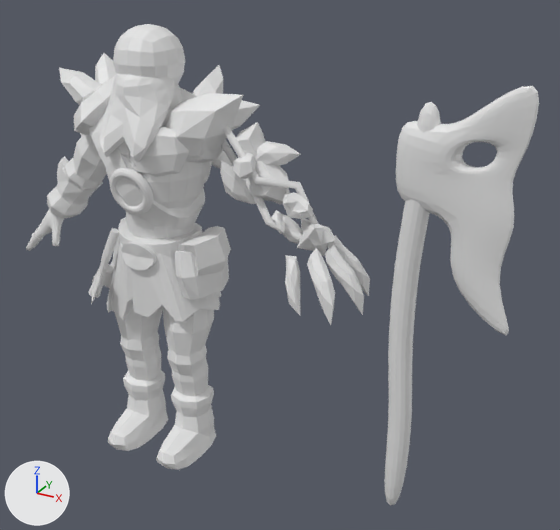
Renders of the Blender file Modelos/Personagens/Vik.blend from each side of a commit.
Both versions are drawn from a camera (50 mm lens) standing at (2.12, -2.7, 2.41) and looking at (0.53, 0.19, 0.97). The axes (+X, +Y, +Z) are drawn at lower left. The lights are the same throughout.
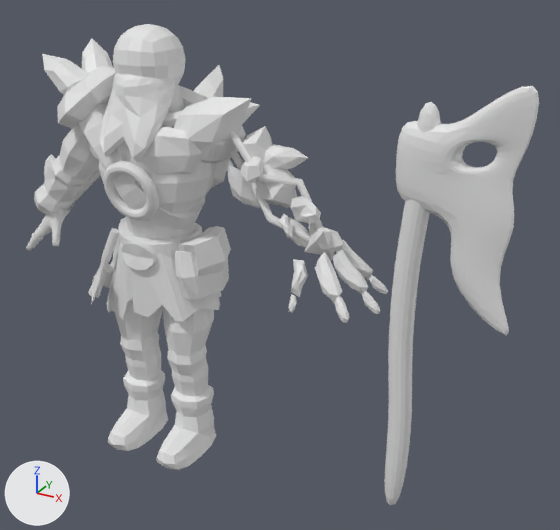
Diff of the bpy script that builds the scene:
```diff
--- a/Modelos/Personagens/Vik.blend.py
+++ b/Modelos/Personagens/Vik.blend.py
@@ me_cube @@
-me_cube.from_pydata(...)  # 40 vertices, 30 faces; spans x -0.355..0.355, y -0.229..0.248, z 0.749..2.058
+me_cube.from_pydata(...)  # 40 vertices, 30 faces; spans x -0.445..0.445, y -0.239..0.27, z 0.749..2.058
+# me_cube part 1: 18 of 40 vertices moved; they spanned x -0.355..0.355, y -0.229..0.248, z 0.889..1.728 and now span x -0.445..0.445, y -0.239..0.27, z 0.889..1.728; mean shift (0.0, 0.005, 0.003); largest move (-0.355, -0.229, 1.728) -> (-0.445, -0.239, 1.728)
 me_cube.materials.append(mat_material)
@@ me_cube_001 @@
-me_cube_001.from_pydata(...)  # 824 vertices, 768 faces; spans x -0.68..0.35, y -0.3..0.2, z -0.04..1.76
+me_cube_001.from_pydata(...)  # 824 vertices, 768 faces; spans x -0.76..0.41, y -0.3..0.24, z -0.04..1.76
+# me_cube_001 part 2: the loose piece of 26 vertices spanning x -0.54..-0.37, y -0.09..0.13, z 1.22..1.41 is moved by (-0.09, 0.0, 0.0)
+# me_cube_001 part 3: the loose piece of 26 vertices spanning x -0.66..-0.38, y -0.07..0.1, z 1.08..1.37 is moved by (-0.09, 0.0, 0.0)
+# me_cube_001 part 4: the loose piece of 26 vertices spanning x -0.68..-0.49, y -0.09..0.13, z 1.06..1.24 is moved by (-0.09, 0.0, 0.0)
+# me_cube_001 part 5: 258 of 824 vertices moved; they spanned x -0.47..0.35, y -0.19..0.17, z 1.27..1.76 and now span x -0.56..0.41, y -0.19..0.21, z 1.27..1.76; mean shift (-0.01, 0.02, 0.0); largest move (-0.18, 0.02, 1.54) -> (-0.27, 0.06, 1.54)
@@ me_torus @@
 me_torus.from_pydata(...)  # 576 vertices, 576 faces; spans x -0.111..0.111, y -0.228..-0.147, z 1.241..1.458
+# me_torus part 6: the whole mesh is scaled about its middle by 1.27
@@ me_cube_004 @@
-me_cube_004.from_pydata(...)  # 364 vertices, 336 faces; spans x 0.091..1.033, y -0.166..0.185, z 0.918..1.779
+me_cube_004.from_pydata(...)  # 468 vertices, 432 faces; spans x 0.091..1.078, y -0.191..0.185, z 0.941..1.779
+# me_cube_004 part 7: a new loose piece of 26 vertices spanning x 0.993..1.078, y -0.043..0.003, z 0.962..1.052
+# me_cube_004 part 8: a new loose piece of 26 vertices spanning x 0.96..1.039, y 0.118..0.174, z 0.965..1.055
+# me_cube_004 part 9: a new loose piece of 26 vertices spanning x 0.932..1.003, y -0.191..-0.124, z 0.975..1.065
+# me_cube_004 part 10: a new loose piece of 26 vertices spanning x 0.717..0.75, y -0.158..-0.111, z 0.941..1.012
+# me_cube_004 part 11: 53 vertices moved from x 0.719..1.033, y -0.166..0.179, z 0.918..1.1 to x 0.711..1.011, y -0.158..0.175, z 1.002..1.101
@@ me_cube_005 @@
 me_cube_005.from_pydata(...)  # 94 vertices, 88 faces; spans x -0.45..-0.122, y -0.208..0.208, z 1.541..1.87
+# me_cube_005 part 12: the whole mesh is turned 1.3 degrees about the y axis through its middle and scaled by 1.09, then moved by (-0.001, 0.0, 0.001)
@@ me_cube_008 @@
 me_cube_008.from_pydata(...)  # 52 vertices, 48 faces; spans x -0.633..-0.401, y -0.072..0.113, z 1.11..1.376
+# me_cube_008 part 13: the whole mesh is moved by (-0.086, 0.0, 0.0)
@@ cu_nurbspath @@
 _sp = cu_nurbspath.splines.new('NURBS'); _sp.points.add(4)
-_sp.points.foreach_set('co', [-16.79, -0.328, -7.166, 1.0, -2.31, -5.827, -20.49, 1.0, -3.654, 0.514, -12.88, 1.0, 2.28, 5.957, -9.403, 1.0, 8.62, 0.713, -19.64, 1.0])
+_sp.points.foreach_set('co', [-16.65, -0.328, -6.445, 1.0, -2.163, -5.827, -19.77, 1.0, -3.507, 0.514, -12.15, 1.0, 2.428, 5.957, -8.682, 1.0, 8.767, 0.713, -18.91, 1.0])
 _sp.order_u = 5
@@ cu_nurbspath @@
 _sp = cu_nurbspath.splines.new('NURBS'); _sp.points.add(4)
-_sp.points.foreach_set('co', [-18.03, 3.497, -12.21, 1.0, 1.033, -2.828, -23.81, 1.0, -3.894, 4.403, -14.07, 1.0, -3.529, -5.695, -25.3, 1.0, 8.621, 1.754, -22.51, 1.0])
+_sp.points.foreach_set('co', [-17.88, 3.497, -11.49, 1.0, 1.18, -2.828, -23.09, 1.0, -3.746, 4.403, -13.35, 1.0, -3.381, -5.695, -24.58, 1.0, 8.768, 1.754, -21.79, 1.0])
 _sp.order_u = 5
@@ ob_cube_003 @@
 ob_cube_003 = bpy.data.objects.new('Cube.003', me_cube_004)
-ob_cube_003.location = (0.0, 0.0, 0.0)
+ob_cube_003.location = (0.036, 0.0, -0.011)
@@ ob_cube_004 @@
 ob_cube_004 = bpy.data.objects.new('Cube.004', me_cube_005)
-ob_cube_004.location = (0.0, 0.0, 0.0)
+ob_cube_004.location = (-0.072, 0.0, 0.039)
```

Location of each change, [x1, y1, x2, y2] in pixels of the pictures (560 x 530 px; the box of a moved part takes in the faces that stretch with it):
'Cube.001', reshaped (20% wider): before [47, 88, 223, 470]; after [34, 86, 246, 470]
'Cube.003', reshaped, moved: before [166, 93, 370, 325]; after [174, 97, 388, 323]
'Cube', reshaped (16% wider): before [106, 24, 206, 239]; after [99, 24, 215, 239]
'Cube.004', mesh turned, moved: before [59, 53, 116, 135]; after [42, 39, 116, 128]
'NurbsPath', reshaped: before [80, 125, 318, 241]; after [74, 130, 324, 243]
'Torus', mesh rescaled (24% wider, 28% taller): before [109, 168, 153, 214]; after [104, 161, 159, 220]
'Cube.007', mesh moved: before [56, 157, 103, 205]; after [43, 154, 89, 202]
part 1 of me_cube, moved or reshaped: before [106, 39, 206, 239]; after [99, 39, 215, 239]
part 2 of me_cube_001, moved or reshaped: before [64, 158, 104, 189]; after [51, 156, 91, 186]
part 3 of me_cube_001, moved or reshaped: before [57, 187, 93, 205]; after [44, 185, 75, 202]
part 4 of me_cube_001, moved or reshaped: before [47, 186, 88, 219]; after [34, 184, 75, 216]
part 5 of me_cube_001, moved or reshaped: before [73, 88, 223, 183]; after [59, 86, 246, 188]
part 7 of me_cube_004, added: after [362, 290, 380, 314]
part 8 of me_cube_004, added: after [369, 275, 388, 294]
part 9 of me_cube_004, added: after [335, 296, 349, 323]
part 10 of me_cube_004, added: after [289, 294, 297, 313]
part 11 of me_cube_004, moved or reshaped: before [285, 247, 370, 325]; after [291, 250, 373, 304]
